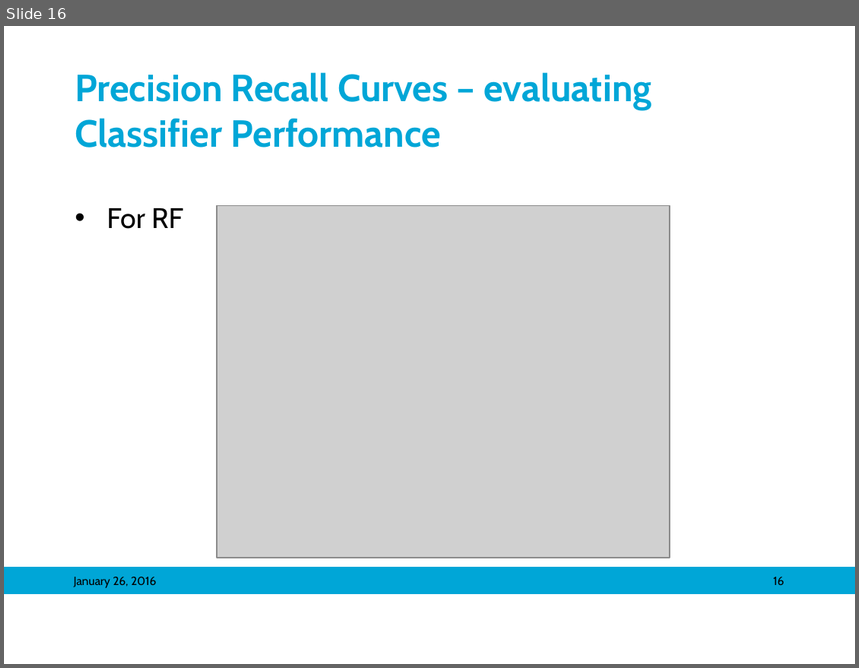
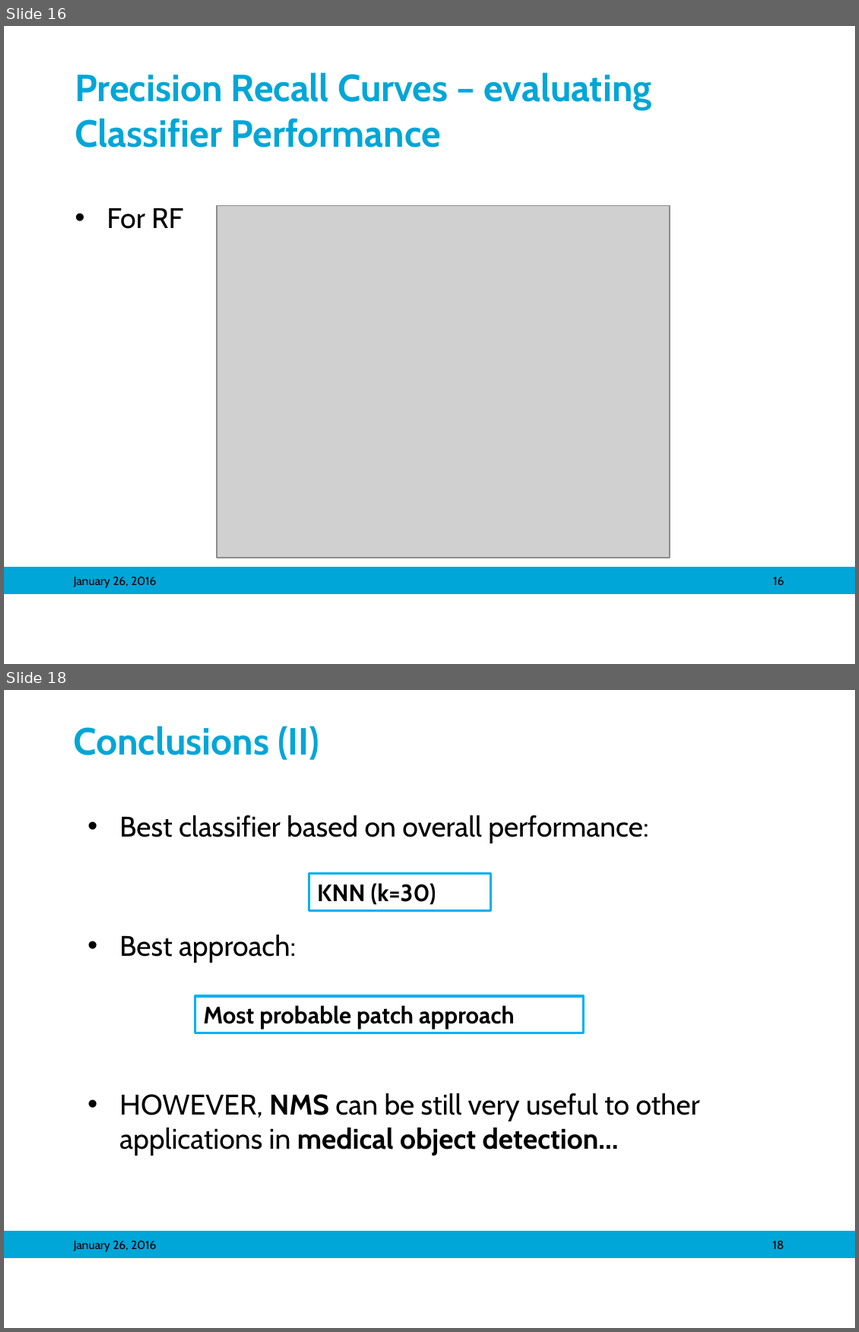
Before and after one commit to mariasv/MM_MedVis_Project, a slide deck: ppt/Object Detection in Medical Images_maria.pptx. Shown one above the other, each under a label of ours: slide 16 before the commit, slides 16 and 18 after it; the slides between them are not shown. The pictures are 859x668 and 859x1332 pixels, drawn with LibreOffice and Linux fonts; fonts in the diff are those of the drawing; grey boxes stand for pictures; background and template pictures are left out. Boxes give left, top, right and bottom in pixels: in the first picture for what was removed or moved away, otherwise in the second. Text is boxed around its words. In the diff, an @@ line names an element or a change of style, - is before the commit and + after.

```diff
--- a/ppt/Object Detection in Medical Images_maria.pptx
+++ b/ppt/Object Detection in Medical Images_maria.pptx
@@ slide 18 added at (4, 690, 855, 1328), background #FFFFFF; not listed: 1 template element that a slide beside it also shows @@
@@ title added at (74, 726, 319, 760), 32 pt, text #00A6D7, bold @@
+Conclusions (II)
@@ text added at (120, 815, 700, 1155), 24 pt, text #000000 @@
+• Best classifier based on overall performance:
+• Best approach:
+• HOWEVER, NMS can be still very useful to other applications in medical object detection…
@@ rectangle added at (309, 874, 491, 911), fill #FFFFFF, outline #00B0F0 2 pt, 20 pt, text #000000, bold @@
+KNN (k=30)
@@ rectangle added at (195, 996, 584, 1034), fill #FFFFFF, outline #00B0F0 2 pt, 20 pt, text #000000, bold @@
+Most probable patch approach
@@ text added at (74, 1241, 157, 1252), 10 pt, text #000000 @@
+January 26, 2016
@@ page number added at (773, 1241, 785, 1249), 10 pt, text #000000 @@
+18
```
Also in this commit, not shown: 7 slides changed, 1 other slide added.
